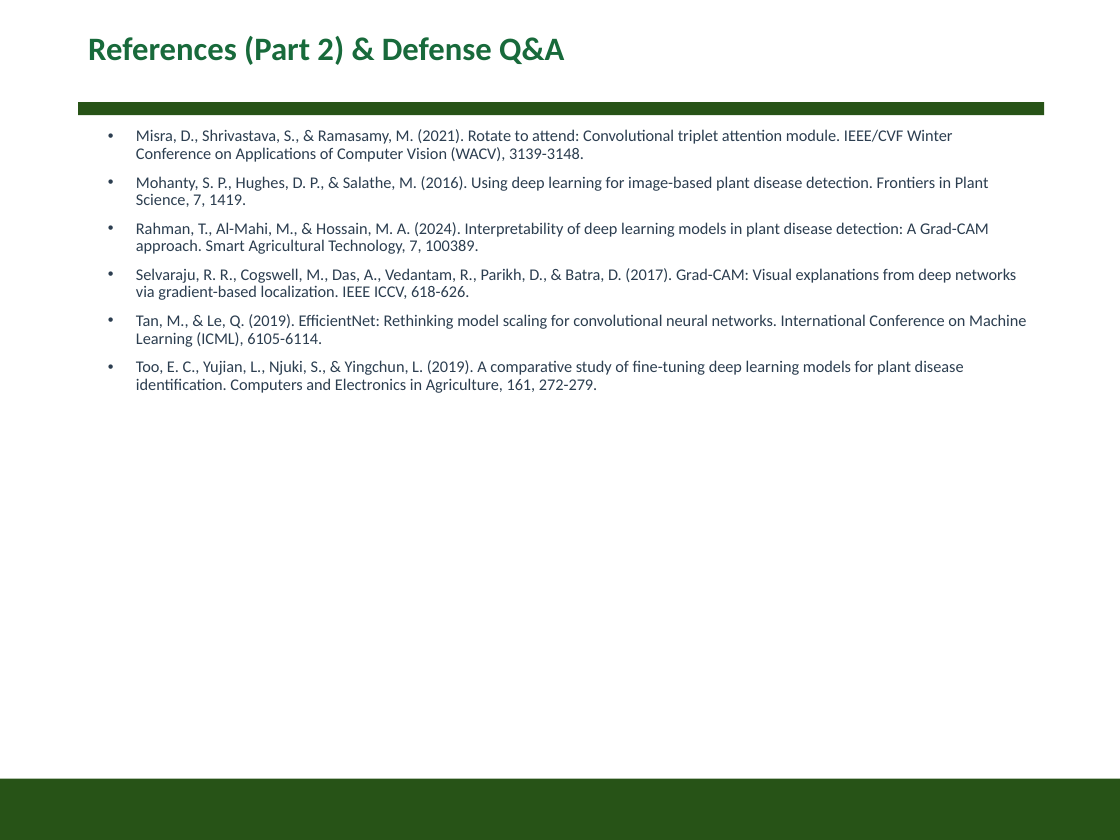
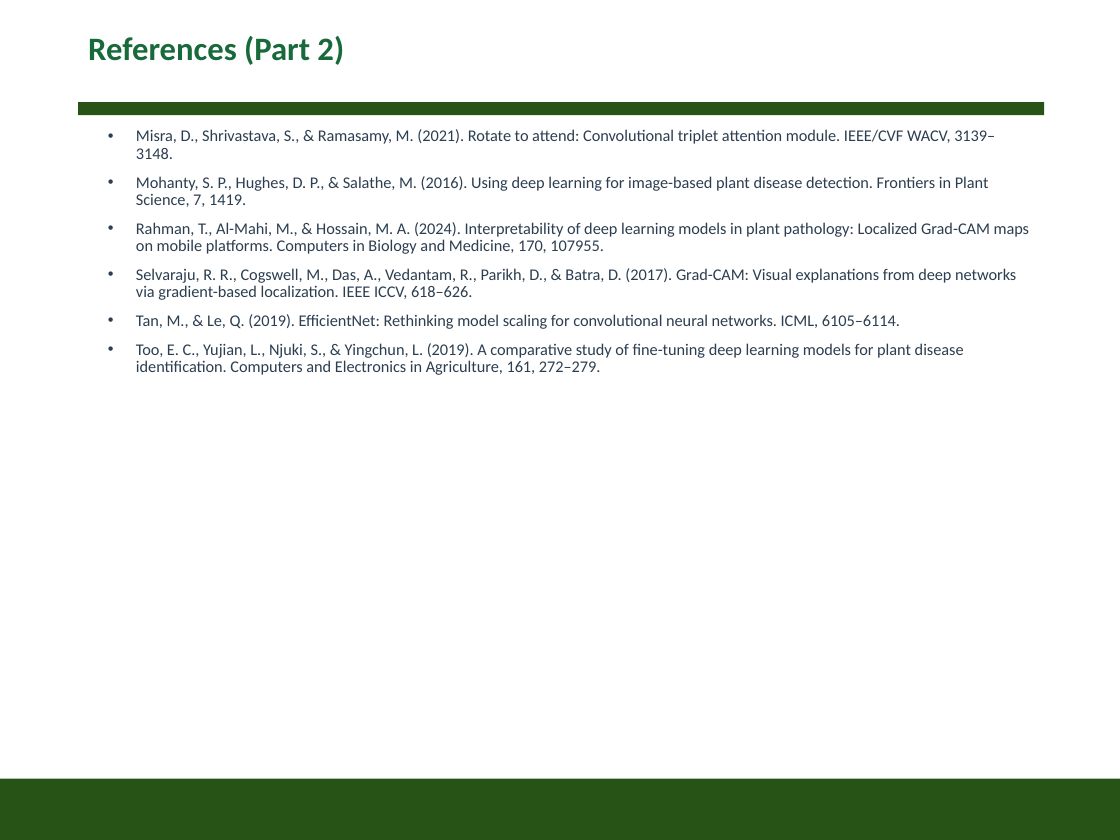
Before and after one commit to Linkindadaba/crop-disease-detection-app-tomato-maize-, a slide deck: slide 21 of crop_disease_detection_final_presentation.pptx. Drawn at 1120x840 pixels with LibreOffice and Linux fonts; fonts in the diff are those of the drawing; background and template pictures are left out. Boxes give left, top, right and bottom in pixels: in the first picture for what was removed or moved away, otherwise in the second. Text is boxed around its words. In the diff, an @@ line names an element or a change of style, - is before the commit and + after.

Commit message:
Strictly align defense presentation with user outline: Problem Study, Research Gap (cited), Objectives, Methodology (diagram), Dataset & Augmentation (sample grid), Model & Triplet Attention (module diagram), Training Strategy (curves), Results & Metrics (confusion matrix & F1), Mobile App Integration (screenshots), Grad-CAM Heatmaps (maximized grid), Conclusion & Recommendations, and References

```diff
--- a/crop_disease_detection_final_presentation.pptx
+++ b/crop_disease_detection_final_presentation.pptx
@@ title at <box>88,36,344,65</box>: text changed @@
-References (Part 2) & Defense Q&A
+References (Part 2)
@@ text at <box>136,129,995,159</box>: text changed @@
-• Misra, D., Shrivastava, S., & Ramasamy, M. (2021). Rotate to attend: Convolutional triplet attention module. IEEE/CVF Winter Conference on Applications of Computer Vision (WACV), 3139-3148.
+• Misra, D., Shrivastava, S., & Ramasamy, M. (2021). Rotate to attend: Convolutional triplet attention module. IEEE/CVF WACV, 3139–3148.
@@ text at <box>136,222,1030,375</box>: text changed @@
-• Rahman, T., Al-Mahi, M., & Hossain, M. A. (2024). Interpretability of deep learning models in plant disease detection: A Grad-CAM approach. Smart Agricultural Technology, 7, 100389.
-• Selvaraju, R. R., Cogswell, M., Das, A., Vedantam, R., Parikh, D., & Batra, D. (2017). Grad-CAM: Visual explanations from deep networks via gradient-based localization. IEEE ICCV, 618-626.
-• Tan, M., & Le, Q. (2019). EfficientNet: Rethinking model scaling for convolutional neural networks. International Conference on Machine Learning (ICML), 6105-6114.
-• Too, E. C., Yujian, L., Njuki, S., & Yingchun, L. (2019). A comparative study of fine-tuning deep learning models for plant disease identification. Computers and Electronics in Agriculture, 161, 272-279.
+• Rahman, T., Al-Mahi, M., & Hossain, M. A. (2024). Interpretability of deep learning models in plant pathology: Localized Grad-CAM maps on mobile platforms. Computers in Biology and Medicine, 170, 107955.
+• Selvaraju, R. R., Cogswell, M., Das, A., Vedantam, R., Parikh, D., & Batra, D. (2017). Grad-CAM: Visual explanations from deep networks via gradient-based localization. IEEE ICCV, 618–626.
+• Tan, M., & Le, Q. (2019). EfficientNet: Rethinking model scaling for convolutional neural networks. ICML, 6105–6114.
+• Too, E. C., Yujian, L., Njuki, S., & Yingchun, L. (2019). A comparative study of fine-tuning deep learning models for plant disease identification. Computers and Electronics in Agriculture, 161, 272–279.
```
Also in this commit, not shown: 14 other slides changed, 1 other file.
